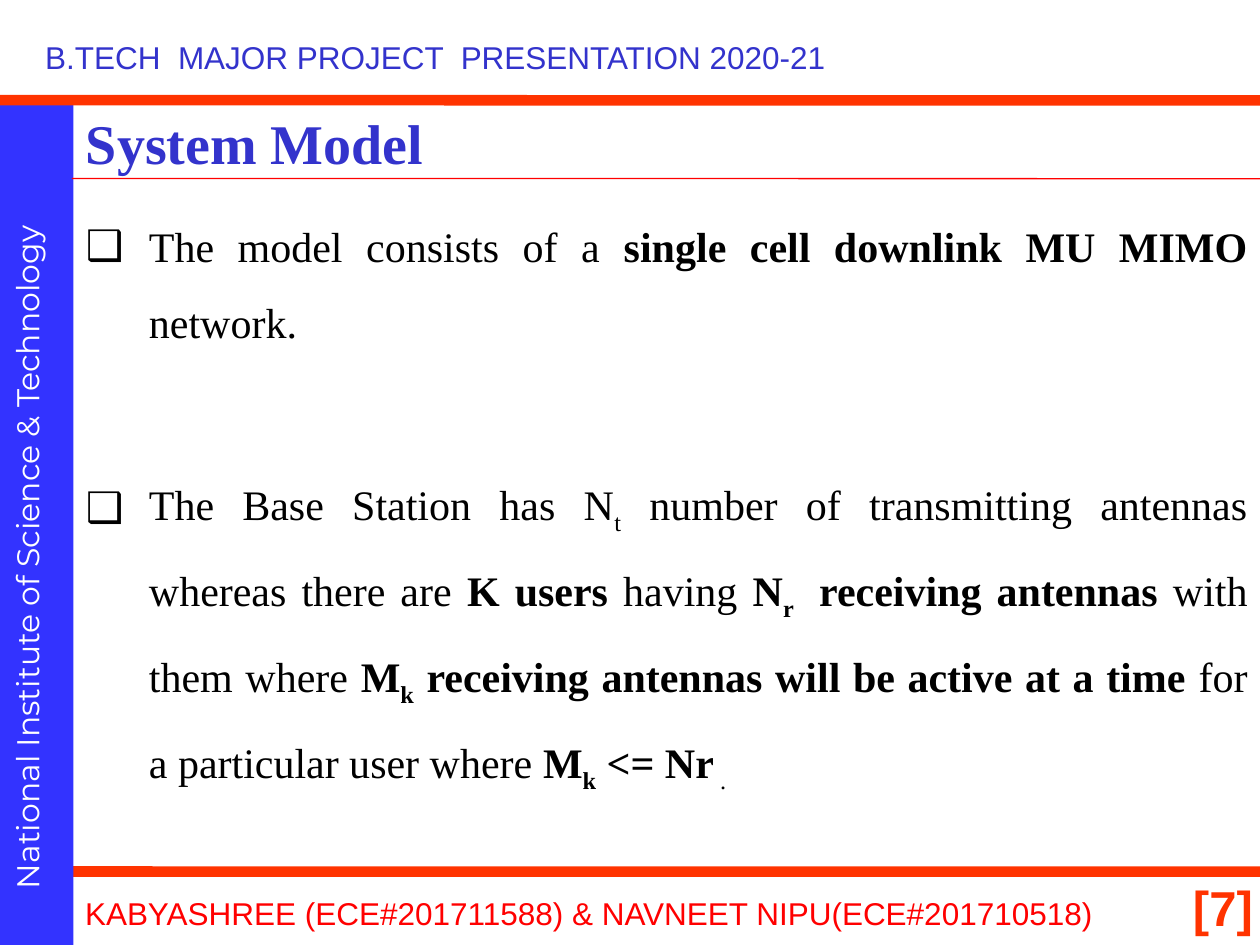
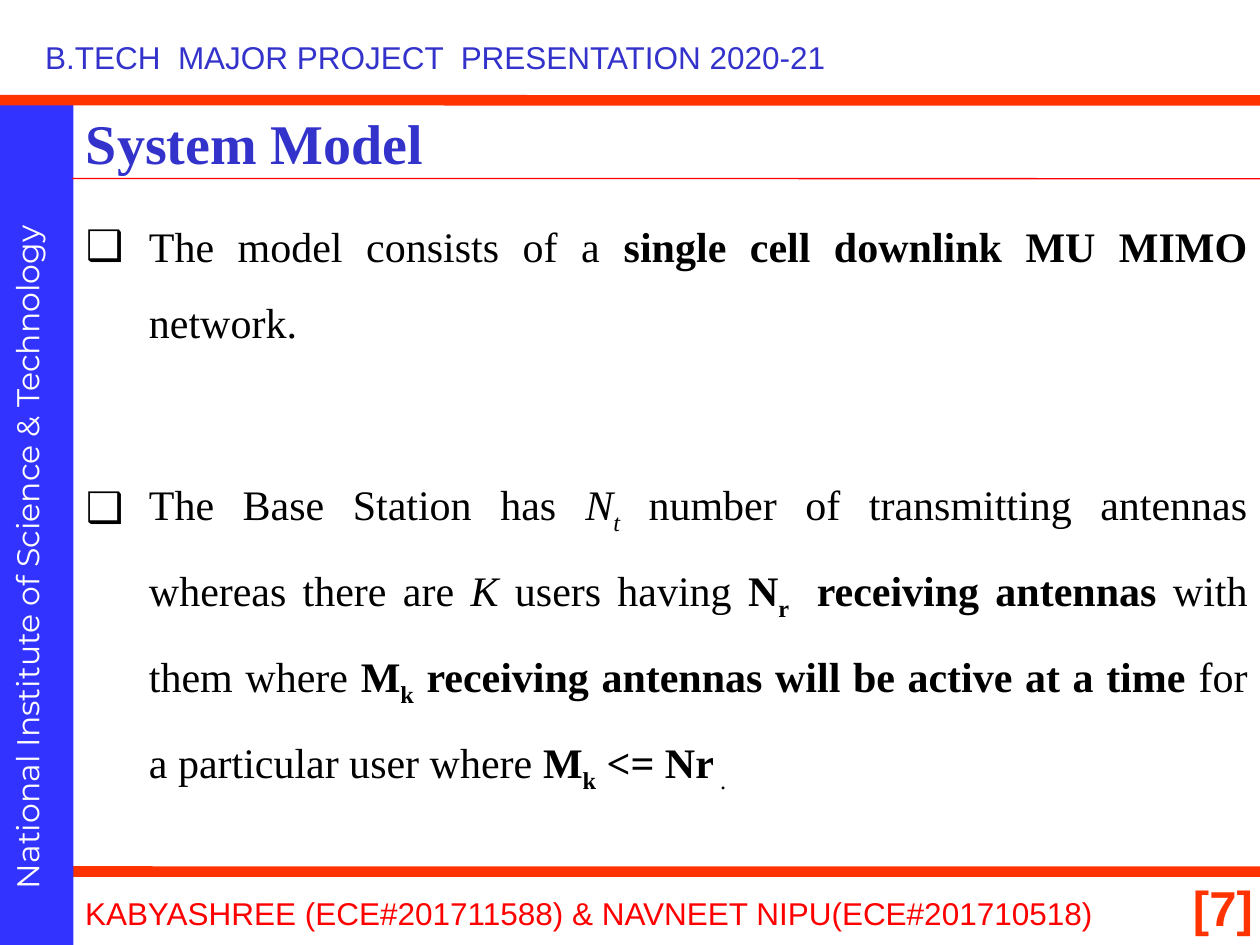
Before and after one commit to navneetnipu/btech_project, a slide deck: slide 7 of 21010.pptx. Drawn at 1260x945 pixels with LibreOffice and Linux fonts; fonts in the diff are those of the drawing; background and template pictures are left out. Boxes give left, top, right and bottom in pixels: in the first picture for what was removed or moved away, otherwise in the second. Text is boxed around its words. In the diff, an @@ line names an element or a change of style, - is before the commit and + after.

```diff
--- a/21010.pptx
+++ b/21010.pptx
@@ text at (149, 490, 1248, 787): bold off in "K users"; italic on in "Nt K" @@
```
Also in this commit, not shown: 12 other slides changed, 1 slide added, 1 other file.
